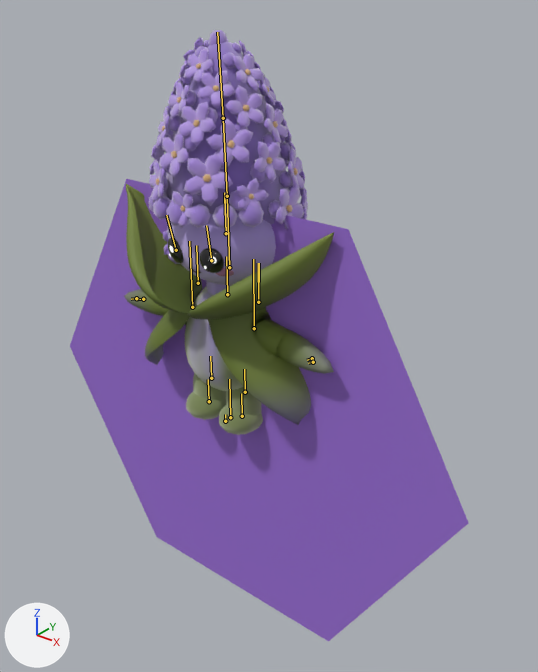
Renders of the glTF model assets/characters/hyacinth.glb from each side of a commit.
Before and after are seen from a 50 mm camera at (1.67, -1.82, 1.57) aimed at (0.11, 0.13, 0.35). The lights are fixed; the arrows at lower left show +X, +Y and +Z. The first picture is the older version. The bones that bend it are drawn over the model as lines.

Objects in the first picture: 'Hyacinth_Mesh'.
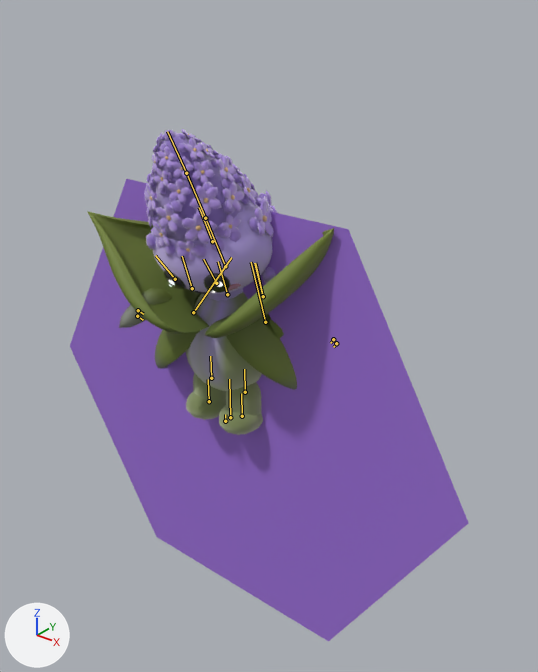
The newer file adds an action. The first version stands in its rest pose; the second is drawn at frame 11 of the action 'Throw'.

Diff of the bpy script that builds the scene:
```diff
--- a/assets/characters/hyacinth.glb.py
+++ b/assets/characters/hyacinth.glb.py
@@ bone_spine @@
 bone_spine = bpy.data.objects['Hyacinth'].pose.bones['Spine']  # child of 'Hips'
-bone_spine.rotation_quaternion = (1.0, 0.0, 0.0, 0.0)  # degrees (0, 0, 0)
+bone_spine.rotation_quaternion = (0.982, 0.148, 0.118, 0.018)  # degrees (18, 13, 4)
@@ bone_head @@
 bone_head = bpy.data.objects['Hyacinth'].pose.bones['Head']  # child of 'Spine'
-bone_head.rotation_quaternion = (1.0, 0.0, 0.0, 0.0)  # degrees (0, 0, 0)
+bone_head.rotation_quaternion = (0.998, 0.058, 0.0, 0.014)  # degrees (7, 0, 2)
@@ bone_spike_1 @@
 bone_spike_1 = bpy.data.objects['Hyacinth'].pose.bones['Spike_1']  # child of 'Head_Squash'
-bone_spike_1.scale = (1.0, 1.0, 1.0)
+bone_spike_1.scale = (0.84, 0.84, 0.84)
@@ bone_spike_2 @@
 bone_spike_2 = bpy.data.objects['Hyacinth'].pose.bones['Spike_2']  # child of 'Spike_1'
-bone_spike_2.scale = (1.0, 1.0, 1.0)
+bone_spike_2.scale = (0.84, 0.84, 0.84)
@@ bone_spike_3 @@
 bone_spike_3 = bpy.data.objects['Hyacinth'].pose.bones['Spike_3']  # child of 'Spike_2'
-bone_spike_3.scale = (1.0, 1.0, 1.0)
+bone_spike_3.scale = (0.84, 0.84, 0.84)
@@ bone_arm_r @@
 bone_arm_r = bpy.data.objects['Hyacinth'].pose.bones['Arm_R']  # child of 'Spine'
-bone_arm_r.rotation_quaternion = (1.0, 0.0, 0.0, 0.0)  # degrees (0, 0, 0)
+bone_arm_r.rotation_quaternion = (0.787, -0.072, 0.469, -0.394)  # degrees (-41, 43, -70)
@@ bone_hand_r @@
 bone_hand_r = bpy.data.objects['Hyacinth'].pose.bones['Hand_R']  # child of 'Arm_R'
-bone_hand_r.rotation_quaternion = (1.0, 0.0, 0.0, 0.0)  # degrees (0, 0, 0)
+bone_hand_r.rotation_quaternion = (0.955, -0.053, 0.289, -0.028)  # degrees (-8, 33, -6)
```

Location of each change, [x1, y1, x2, y2] in pixels of the pictures (538 x 672 px):
'Hyacinth_Mesh', posed
    before: [70, 30, 468, 641]
    after: [70, 129, 468, 641]
bone 'Spine', root to tip
    before: (227, 294) to (226, 256)
    after: (227, 294) to (218, 261)
bone 'Head', root to tip
    before: (226, 233) to (224, 192)
    after: (212, 241) to (199, 207)
bone 'Spike_1', root to tip
    before: (229, 267) to (227, 196)
    after: (225, 266) to (205, 218)
bone 'Spike_2', root to tip
    before: (227, 196) to (223, 118)
    after: (205, 218) to (186, 173)
bone 'Spike_3', root to tip
    before: (223, 118) to (217, 32)
    after: (186, 173) to (167, 131)
bone 'Arm_R', root to tip
    before: (192, 307) to (189, 241)
    after: (193, 312) to (231, 257)
bone 'Hand_R', root to tip
    before: (143, 299) to (138, 299)
    after: (138, 310) to (143, 314)
